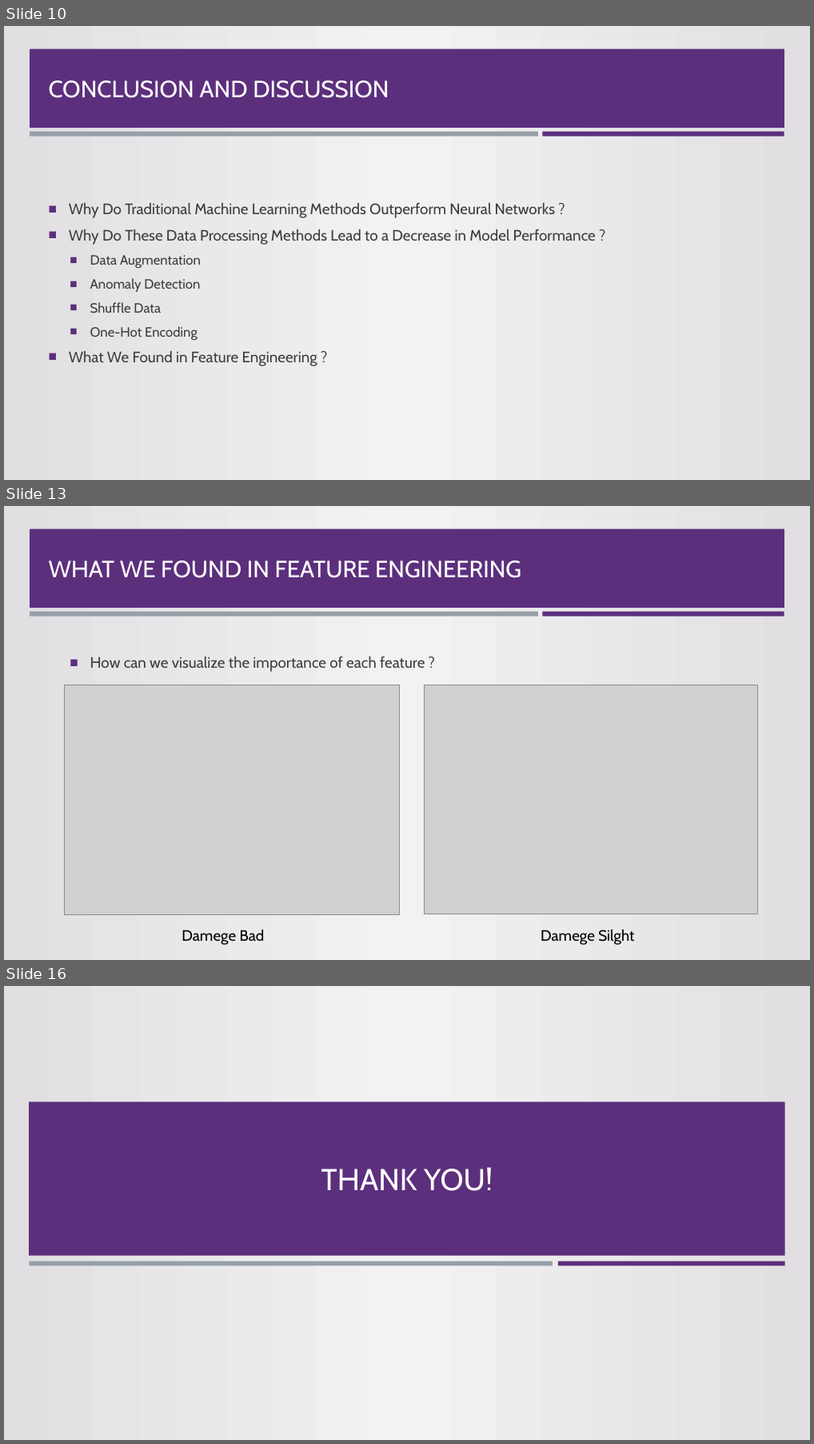
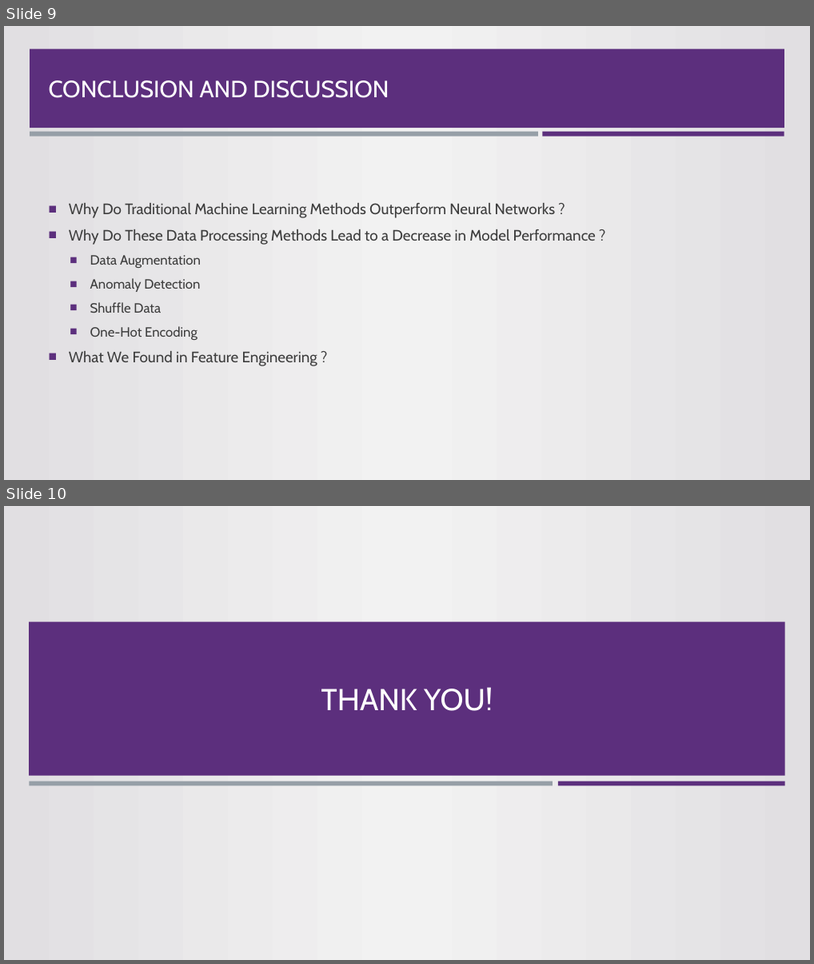
Before and after one commit to sunyrain/MLTask, a slide deck: Presentation.pptx. Shown one above the other, each under a label of ours: slides 10, 13 and 16 before the commit, slides 9 and 10 after it; the slides between them are not shown. The pictures are 814x1444 and 814x964 pixels, drawn with LibreOffice and Linux fonts; fonts in the diff are those of the drawing; grey boxes stand for pictures; background and template pictures are left out. Boxes give left, top, right and bottom in pixels: in the first picture for what was removed or moved away, otherwise in the second. Text is boxed around its words. In the diff, an @@ line names an element or a change of style, - is before the commit and + after.

```diff
--- a/Presentation.pptx
+++ b/Presentation.pptx
@@ slide 13 removed at [4, 506, 810, 960], background gradient #E1DFE2 to #F2F2F2; not listed: 3 template elements that a slide beside it also shows @@
@@ title removed at [49, 560, 522, 578] @@
-WHAT WE FOUND IN FEATURE ENGINEERING
@@ text removed at [90, 656, 425, 672] @@
-  ■ How can we visualize the importance of each feature ?
@@ picture removed at [65, 685, 400, 914] @@
@@ picture removed at [425, 685, 758, 914] @@
@@ text removed at [182, 929, 265, 944] @@
-Damege Bad
@@ text removed at [541, 929, 634, 944] @@
-Damege Silght
@@ what was slide 10 is now slide 9 @@
@@ what was slide 16 is now slide 10 @@
```
Also in this commit, not shown: 3 slides changed, 1 slide added, 6 other slides removed.
